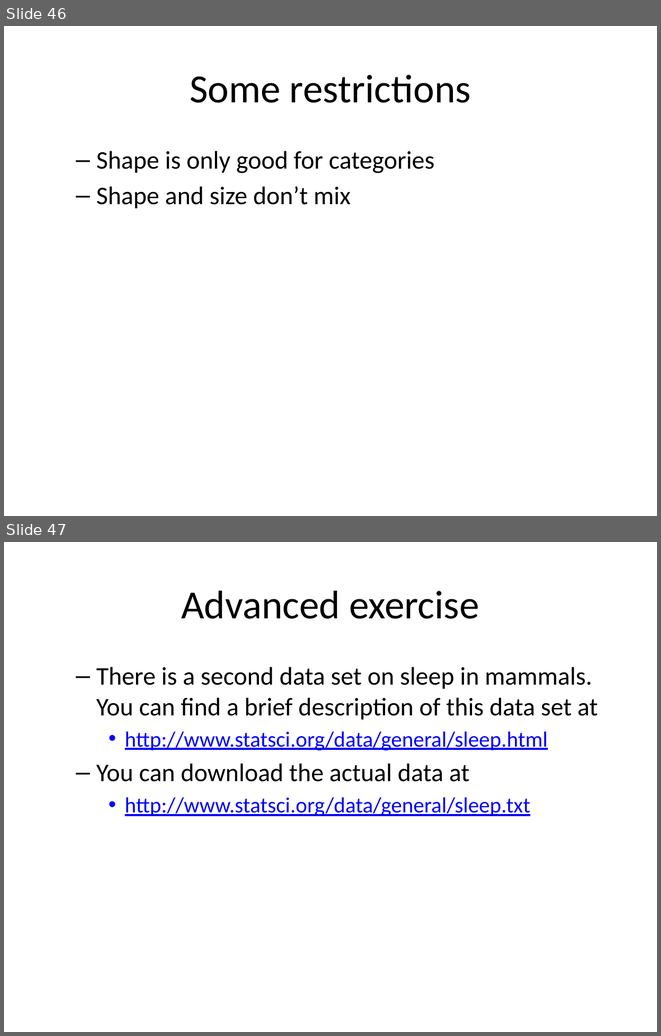
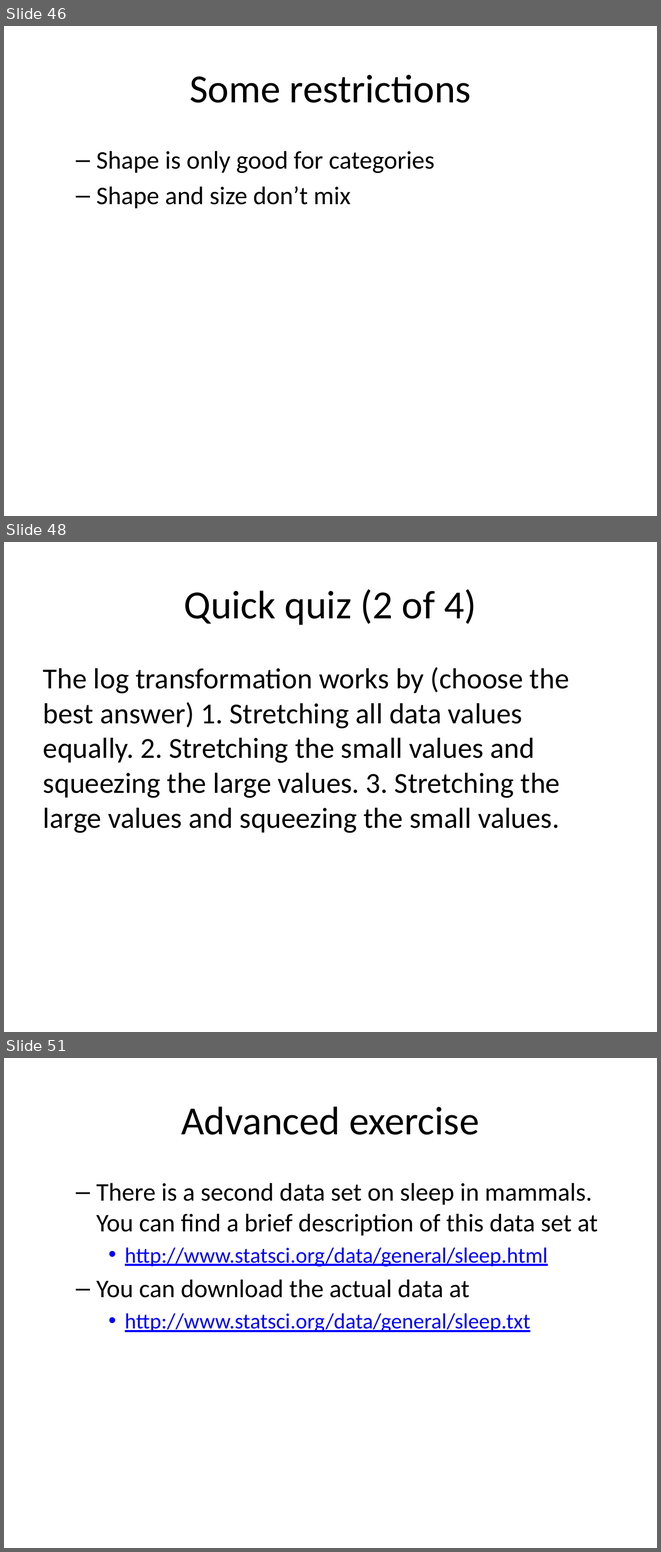
Before and after one commit to pmean/data-visualization, a slide deck: data-viz-01/src/v01-main-scatterplots.pptx. Shown one above the other, each under a label of ours: slides 46 and 47 before the commit, slides 46, 48 and 51 after it; the slides between them are not shown. The pictures are 661x1036 and 661x1552 pixels, drawn with LibreOffice and Linux fonts; fonts in the diff are those of the drawing. Boxes give left, top, right and bottom in pixels: in the first picture for what was removed or moved away, otherwise in the second. Text is boxed around its words. In the diff, an @@ line names an element or a change of style, - is before the commit and + after.

Commit message:
Added quick quiz to viz-01

```diff
--- a/data-viz-01/src/v01-main-scatterplots.pptx
+++ b/data-viz-01/src/v01-main-scatterplots.pptx
@@ slide 48 added at [4,542,657,1032], background #FFFFFF @@
@@ title added at [184,589,476,625], 44 pt, text #000000 @@
+Quick quiz (2 of 4)
@@ text added at [43,667,569,833], 32 pt, text #000000 @@
+The log transformation works by (choose the best answer) 1. Stretching all data values equally. 2. Stretching the small values and squeezing the large values. 3. Stretching the large values and squeezing the small values.
@@ what was slide 47 is now slide 51 @@
```
Also in this commit, not shown: 3 other slides added, 4 other files.
